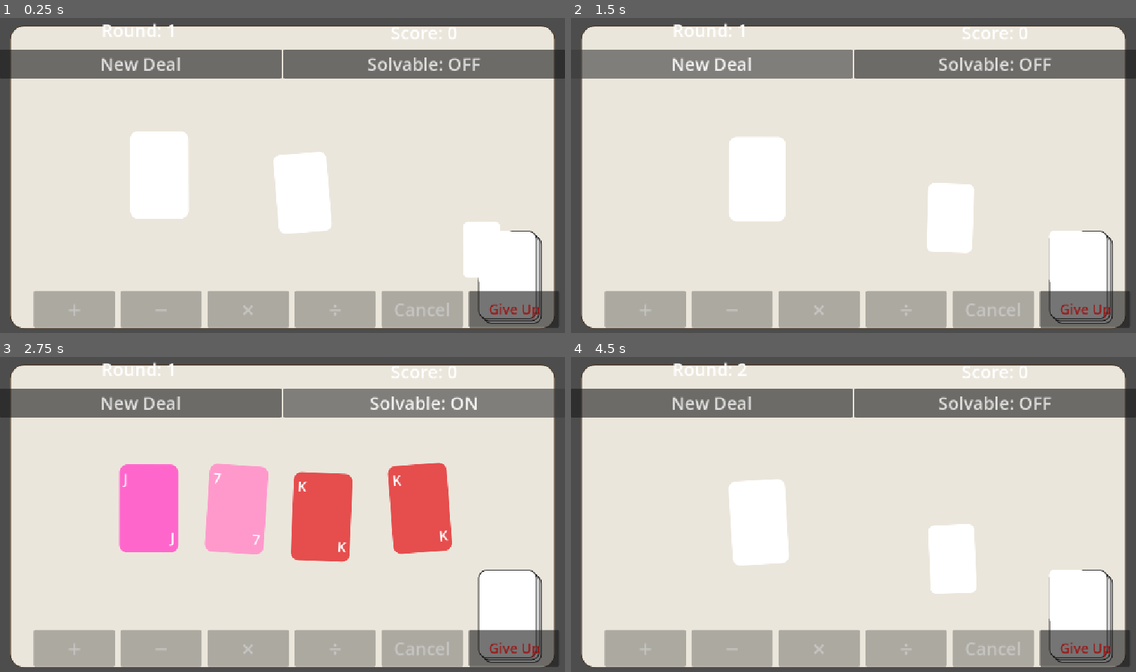
Above: before the commit, frames 1-4 (two rows, left to right).
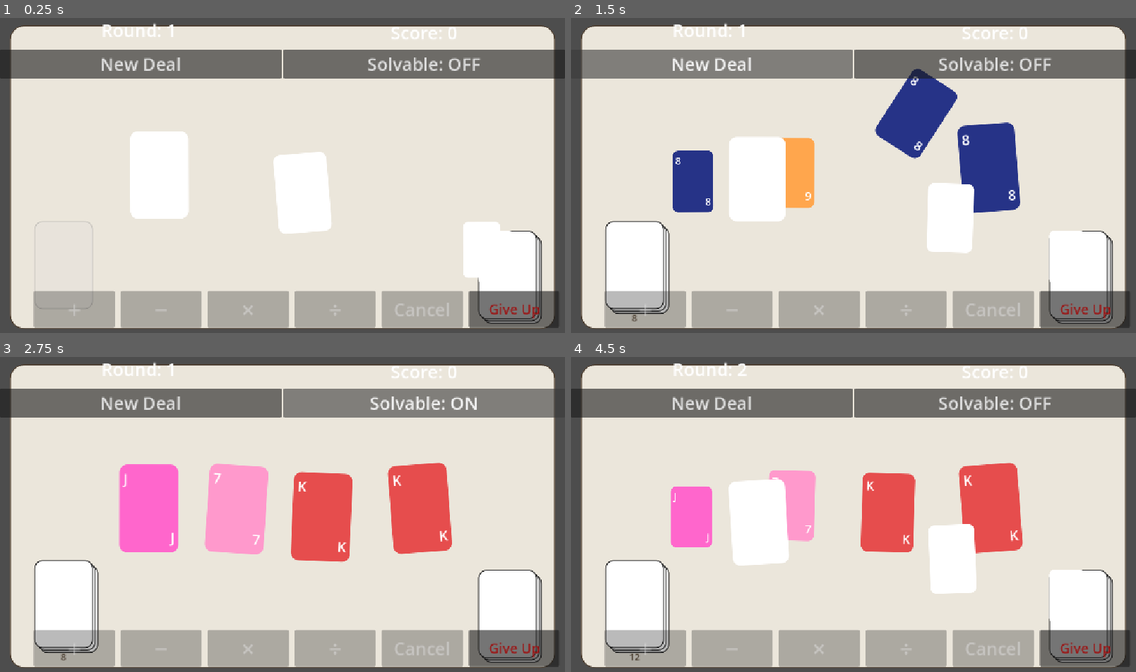
Above: after the commit, the same moments.

Repository: sky-q-xu/card-24
Game: Godot game, scene res://scenes/main.tscn
Two runs of this game, one before a commit and one after it. Both use one fixed random seed, a clock stepped at 60 frames per second and the inputs below.
Inputs:
- Up to frame 1 (0.25 s): no input
- Up to frame 2 (1.5 s): click "New Deal" at 0.5 s; click "New Deal" at 1.25 s
- Up to frame 3 (2.75 s): click "Solvable: OFF" at 2 s
- Up to frame 4 (4.5 s): click "Solvable: ON" at 2.75 s; click "Give Up" at 3.5 s; click "Next Round" at 4.25 s

The runs differ from the first frame. In frame 1, less than 0.1% of the frame differs, in the area x 6-17%, y 64-93%; in frame 2, 11%; in frame 3, 3.2%; in frame 4, 11%, in the area x 6-80%, y 33-97%.
Error before the commit: Invalid assignment of property or key 'input_enabled' with value of type 'bool' on a base object of type 'Nil'. (res://scripts/main.gd:216)

Commit message:
Add discard pile for cards from completed rounds
Adds a DiscardPile node (mirroring the Deck on the left side) that
shows a growing stack of card-back layers plus a count label. On every
round_started, live cards animate to the pile (slide + shrink, staggered
60ms apart) while new cards deal from the deck simultaneously. A ghost
outline slot is always visible so players know where the pile goes.

Co-Authored-By: Claude Sonnet 4.6 <noreply@anthropic.com>

Diff:
--- a/scenes/main.tscn
+++ b/scenes/main.tscn
@@ -30,6 +30,18 @@
 corner_radius_top_right = 28
 corner_radius_bottom_left = 28
 corner_radius_bottom_right = 28
+
+[sub_resource type="StyleBoxFlat" id="8"]
+bg_color = Color(0.85, 0.85, 0.85, 0.18)
+border_width_left = 2
+border_width_top = 2
+border_width_right = 2
+border_width_bottom = 2
+border_color = Color(0.5, 0.5, 0.5, 0.35)
+corner_radius_top_left = 16
+corner_radius_top_right = 16
+corner_radius_bottom_left = 16
+corner_radius_bottom_right = 16
 
 [node name="Main" type="Node2D"]
 script = ExtResource("1")
@@ -85,6 +97,45 @@
 offset_bottom = 180.0
 theme_override_styles/panel = SubResource("6")
 
+[node name="DiscardPile" type="Node2D" parent="GameBoard"]
+position = Vector2(70, 415)
+
+[node name="EmptySlot" type="Panel" parent="GameBoard/DiscardPile"]
+offset_right = 120.0
+offset_bottom = 180.0
+theme_override_styles/panel = SubResource("8")
+
+[node name="Layer2" type="Panel" parent="GameBoard/DiscardPile"]
+visible = false
+offset_left = 10.0
+offset_top = 10.0
+offset_right = 130.0
+offset_bottom = 190.0
+theme_override_styles/panel = SubResource("6")
+
+[node name="Layer1" type="Panel" parent="GameBoard/DiscardPile"]
+visible = false
+offset_left = 5.0
+offset_top = 5.0
+offset_right = 125.0
+offset_bottom = 185.0
+theme_override_styles/panel = SubResource("6")
+
+[node name="Layer0" type="Panel" parent="GameBoard/DiscardPile"]
+visible = false
+offset_right = 120.0
+offset_bottom = 180.0
+theme_override_styles/panel = SubResource("6")
+
+[node name="CountLabel" type="Label" parent="GameBoard/DiscardPile"]
+offset_top = 185.0
+offset_right = 120.0
+offset_bottom = 215.0
+theme_override_font_sizes/font_size = 18
+theme_override_colors/font_color = Color(0.35, 0.28, 0.20, 1)
+horizontal_alignment = 1
+text = ""
+
 [node name="OperatorBar" parent="." instance=ExtResource("2")]
 
 [node name="HUD" parent="." instance=ExtResource("3")]
--- a/scripts/main.gd
+++ b/scripts/main.gd
@@ -13,6 +13,7 @@
 
 var _live_cards: Array = []
 var _auto_solving: bool = false
+var _discard_count: int = 0
 
 signal _merge_resolved(op: String)
 
@@ -172,11 +173,36 @@
 		_auto_solving = false
 		GameManager.deal_new_round()
 
+func _animate_to_discard(card: Card, delay: float) -> void:
+	card.input_enabled = false
+	card.freeze_mode = RigidBody2D.FREEZE_MODE_KINEMATIC
+	card.freeze = true
+	card.linear_velocity = Vector2.ZERO
+	card.angular_velocity = 0.0
+	var dest: Vector2 = $GameBoard/DiscardPile.global_position
+	var tween := create_tween()
+	if delay > 0.0:
+		tween.tween_interval(delay)
+	tween.tween_property(card, "global_position", dest, 0.30) \
+		.set_trans(Tween.TRANS_CUBIC).set_ease(Tween.EASE_IN)
+	tween.parallel().tween_property(card, "scale", Vector2(0.5, 0.5), 0.30)
+	tween.parallel().tween_property(card, "rotation", 0.0, 0.20)
+	tween.tween_callback(card.queue_free)
+
+func _update_discard_pile() -> void:
+	$GameBoard/DiscardPile/Layer0.visible = _discard_count >= 1
+	$GameBoard/DiscardPile/Layer1.visible = _discard_count >= 2
+	$GameBoard/DiscardPile/Layer2.visible = _discard_count >= 3
+	var lbl: Label = $GameBoard/DiscardPile/CountLabel
+	lbl.text = str(_discard_count) if _discard_count > 0 else ""
+
 func _on_round_started(card_data: Array) -> void:
 	_auto_solving = false
-	for card in _live_cards:
-		card.queue_free()
+	_discard_count += _live_cards.size()
+	for i in _live_cards.size():
+		_animate_to_discard(_live_cards[i], i * 0.06)
 	_live_cards.clear()
+	_update_discard_pile()
 	var slots := _card_slots.get_children()
 	for i in range(card_data.size()):
 		var c: Card = CARD_SCENE.instantiate()
Not shown: 1 places in scenes/main.tscn that only renumber resources
